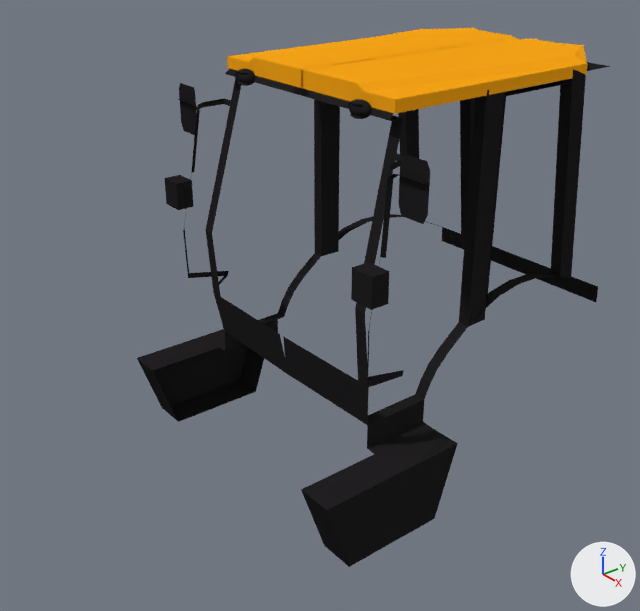
An edit to the Blender file Models/Vehicles/Land/BackHoeLoader/JCBMidiCXBackhoeLoader2014.blend, drawn before and after from the same camera.
Rendered twice from a camera (50 mm lens) standing at (12.29, -10.3, 7.6) and looking at (0.22, -0.74, 0.23). The lights are fixed; the arrows at lower right show +X, +Y and +Z.

Objects in the first picture: 'CabFrame', 'CabRoofTop'.
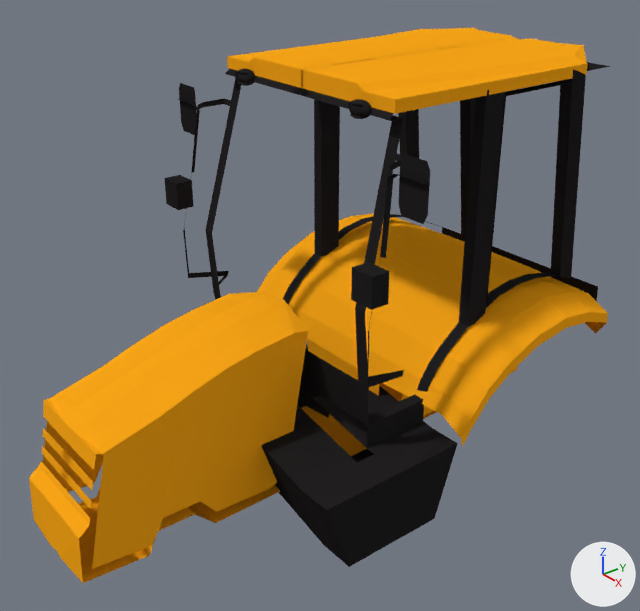
Changed parts and their boxes (x1, y1, x2, y2) in the pictures (640 x 611 px):
'Body', added (orange): after (29, 213, 608, 583)
'CabFrame', reshaped, modifiers changed: before (137, 62, 610, 567); after (165, 62, 610, 567)
part 1 of me_plane_001, added (black): after (178, 69, 515, 418)
part 2 of me_plane_001, added (black): after (261, 386, 430, 545)

The change, as a diff of the scene's bpy script:
```diff
--- a/Models/Vehicles/Land/BackHoeLoader/JCBMidiCXBackhoeLoader2014.blend.py
+++ b/Models/Vehicles/Land/BackHoeLoader/JCBMidiCXBackhoeLoader2014.blend.py
@@ me_plane_001 @@
 # used by ob_cabframe; parent = ob_jcbbackhoe; location = (0.00126, 4.459, 4.417); scale = (0.215, 0.213, 1.0)
-me_plane_001.from_pydata(...)  # 649 vertices, 598 faces, 1 loose edge; spans x -1.0..16.6, y -35.0..3.6, z -7.5..0.2
+me_plane_001.from_pydata(...)  # 1314 vertices, 1208 faces, 2 loose edges; spans x -16.6..16.6, y -35.0..3.6, z -7.5..0.2
+# me_plane_001 part 1: a new loose piece of 166 vertices spanning x -16.6..1.0, y -35.0..3.6, z -7.5..0.2, in mat_black (black #242224)
+# me_plane_001 part 2: 8 vertices added at x 0.7..1.7, y -33.4..-19.1, z -7.5..-6.1
 me_plane_001.materials.append(mat_black)
@@ me_plane_002 @@
+me_plane_002.from_pydata(...)  # 282 vertices, 188 faces; spans x -18.0..18.0, y -27.7..41.4, z -3.6..0.0
+me_plane_002.materials.append(mat_jcbyellow)  # orange #faa718
@@ ob_cabframe @@
 ob_cabframe.scale = (0.215, 0.213, 1.0)
-_m = ob_cabframe.modifiers.new('Mirror', 'MIRROR')
@@ ob_body @@
+ob_body = bpy.data.objects.new('Body', me_plane_002)
+ob_body.parent = ob_jcbbackhoe
+ob_body.matrix_parent_inverse = Matrix(((1.0, 0.0, 0.0, 0.0682), (0.0, 1.0, 0.0, -1.49), (0.0, 0.0, 1.0, -0.386), (0.0, 0.0, 0.0, 1.0)))
+ob_body.location = (-0.0141, -1.729, 0.598)
+ob_body.scale = (0.19, 0.173, 1.0)
+_m = ob_body.modifiers.new('Smooth', 'SMOOTH')
```
